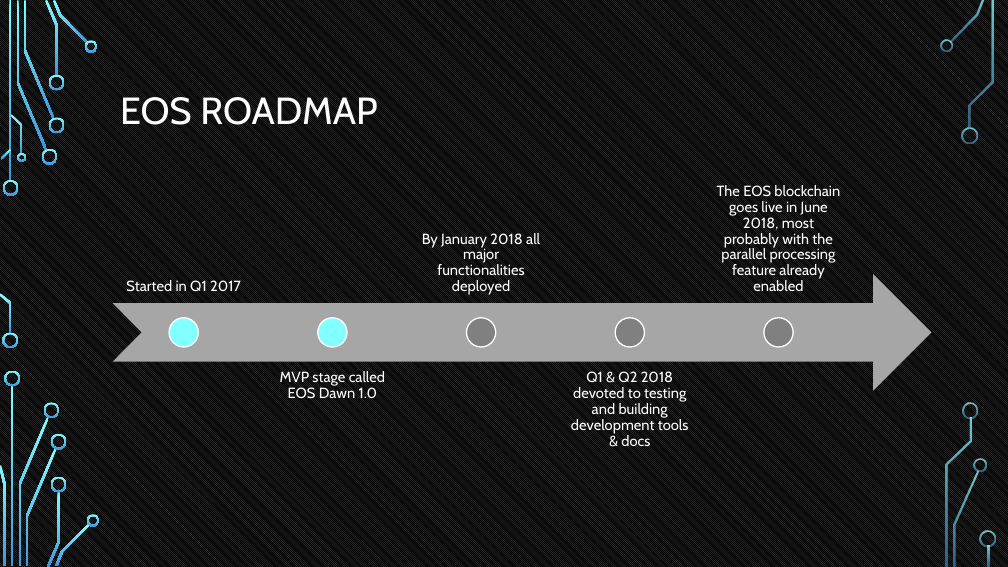
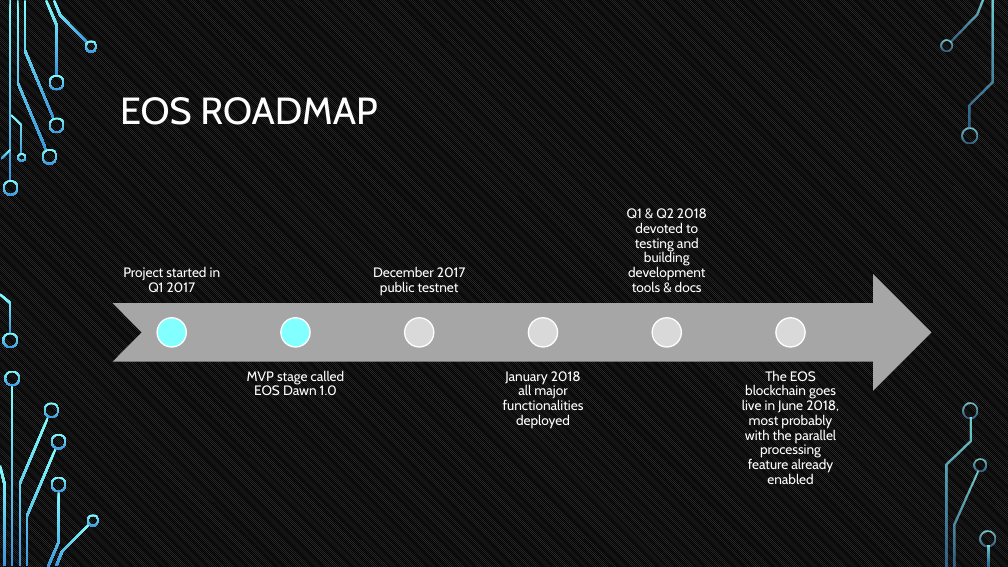
Before and after one commit to tokenika/tokenika.github.io, a slide deck: slide 43 of WarsawBlock.pptx. Drawn at 1008x567 pixels with LibreOffice and Linux fonts; fonts in the diff are those of the drawing; background and template pictures are left out. Boxes give left, top, right and bottom in pixels: in the first picture for what was removed or moved away, otherwise in the second. Text is boxed around its words. In the diff, an @@ line names an element or a change of style, - is before the commit and + after.

```diff
--- a/WarsawBlock.pptx
+++ b/WarsawBlock.pptx
@@ text "Q1 & Q2 2018 devoted ...": place and size @@
-text "Q1 & Q2 2018 devoted ..." at [571,371,689,446]
+text "Q1 & Q2 2018 devoted ..." at [627,208,707,293]
@@ text "Q1 & Q2 2018 devoted ..." at [627,208,707,293]: size 14 to 13 pt; vertical alignment top to bottom @@
@@ text at [123,267,221,292]: text changed; size 14 to 13 pt @@
-Started in Q1 2017
+Project started in Q1 2017
@@ text added at [373,266,466,296], 13 pt, text #FFFFFF @@
+December 2017
+public testnet
@@ ellipse: place and size @@
-ellipse at [169,318,199,347]
+ellipse at [157,318,187,347]
@@ ellipse: place and size @@
-ellipse at [318,318,347,347]
+ellipse at [281,318,310,347]
@@ ellipse added at [405,318,434,347], fill #D9D9D9, outline #FFFFFF 1.25 pt @@
@@ fill #808080 to #D9D9D9 in 3 elements at [776,318,805,347], [653,318,682,347], [529,318,558,347] @@
@@ ellipse: place and size @@
-ellipse at [467,318,496,347]
+ellipse at [529,318,558,347]
@@ ellipse: place and size @@
-ellipse at [616,318,645,347]
+ellipse at [653,318,682,347]
@@ ellipse: place and size @@
-ellipse at [764,318,793,347]
+ellipse at [776,318,805,347]
@@ text "MVP stage called EOS Dawn ...": place and size @@
-text "MVP stage called EOS Dawn ..." at [280,371,385,399]
+text "MVP stage called EOS Dawn ..." at [247,370,345,395]
@@ text "MVP stage called EOS Dawn ..." at [247,370,345,395]: size 14 to 13 pt @@
@@ text "January 2018 all major functionalities ..." at [503,371,584,429]: vertical alignment bottom to top @@
@@ text at [503,371,584,429]: text changed; size 14 to 13 pt @@
-By January 2018 all major functionalities deployed
+January 2018
+all major functionalities deployed
@@ text "The EOS blockchain goes live ...": place and size @@
-text "The EOS blockchain goes live ..." at [717,185,840,291]
+text "The EOS blockchain goes live ..." at [742,370,839,484]
@@ text "The EOS blockchain goes live ..." at [742,370,839,484]: size 14 to 13 pt; vertical alignment bottom to top @@
```
Also in this commit, not shown: 20 other slides changed, 1 slide added, 2 other files.
